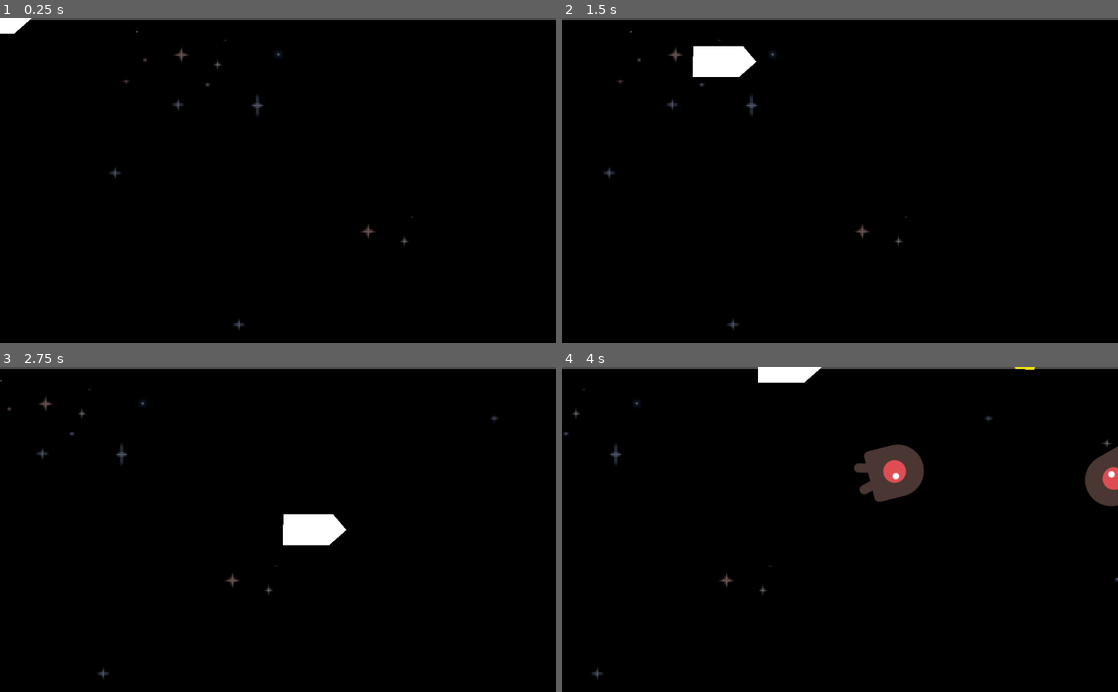
Above: before the commit, frames 1-4 (two rows, left to right).
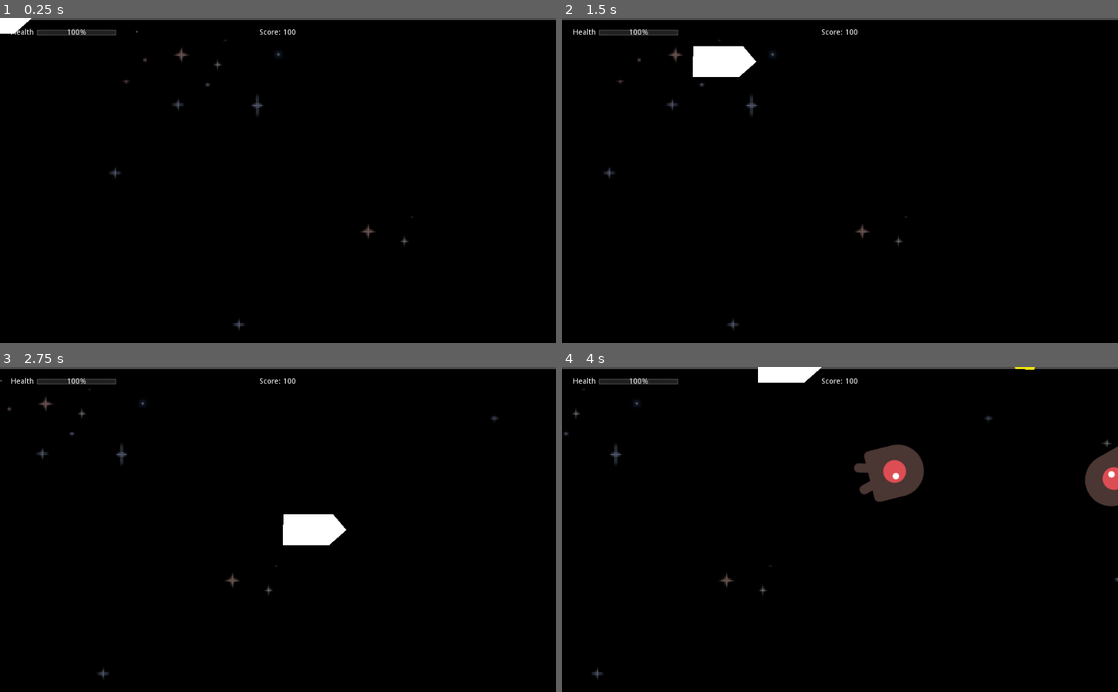
Above: after the commit, the same moments.

Repository: benjcal/CarvanaBlaster3021
Game: Godot game, scene res://Main.tscn
Two runs of this game, one before a commit and one after it. Both use one fixed random seed, a clock stepped at 60 frames per second and the inputs below.
Inputs:
- Up to frame 1 (0.25 s): no input
- Up to frame 2 (1.5 s): tap Enter (ui_accept) at 0.5, 0.77 s; hold Right (ui_right) 0.53-1.28 s; hold Down (ui_down) from 1.28 s (still down)
- Up to frame 3 (2.75 s): tap Enter (ui_accept) at 1.52 s; release Down (ui_down) at 2.03 s; hold Right (ui_right) from 2.03 s (still down)
- Up to frame 4 (4 s): release Right (ui_right) at 2.78 s; hold Up (ui_up) 2.78-3.53 s; tap Enter (ui_accept) at 3.02, 3.77 s; hold Left (ui_left) from 3.53 s (still down)

The runs differ from the first frame. In frame 1, 0.3% of the frame differs, in the area x 2-54%, y 3-6%; in frame 2, 0.3%; in frame 3, 0.3%; in frame 4, 0.3%.

Commit message:
Add basic hud

Diff:
--- a/Main.gd
+++ b/Main.gd
@@ -17,6 +17,7 @@
 	$StartTimer.start()
 
 	hauler = Hauler.instance()
+	hauler.connect("damage_taken", self, "on_damage_taken")
 	add_child(hauler)
 
 func _process(delta):
@@ -65,3 +66,6 @@
 	roid.linear_velocity = Vector2(rand_range(roid.min_speed, roid.max_speed), 0)
 	roid.linear_velocity = roid.linear_velocity.rotated(direction)
 	 # Replace with function body.
+
+func on_damage_taken():
+	$HUD.take_damage()
--- a/Main.tscn
+++ b/Main.tscn
@@ -6,6 +6,7 @@
 [ext_resource path="res://scenes/Laser.tscn" type="PackedScene" id=4]
 [ext_resource path="res://ParallaxBackground.gd" type="Script" id=5]
 [ext_resource path="res://assets/Solar System B1.png" type="Texture" id=6]
+[ext_resource path="res://scenes/HUD.tscn" type="PackedScene" id=7]
 
 [sub_resource type="Curve2D" id=1]
 _data = {
@@ -44,5 +45,9 @@
 position = Vector2( 0, 304 )
 texture = ExtResource( 6 )
 
+[node name="AudioStreamPlayer" type="AudioStreamPlayer" parent="."]
+
+[node name="HUD" parent="." instance=ExtResource( 7 )]
+
 [connection signal="timeout" from="AsteroidSpawnTimer" to="." method="_on_AsteroidSpawnTimer_timeout"]
 [connection signal="timeout" from="StartTimer" to="." method="_on_StartTimer_timeout"]
--- /dev/null
+++ b/scenes/HUD.gd
@@ -0,0 +1,31 @@
+extends MarginContainer
+
+
+# Declare member variables here. Examples:
+# var a = 2
+# var b = "text"
+
+var health_points = 100;
+var score = 0;
+
+# Called when the node enters the scene tree for the first time.
+func _ready():
+	$Bar/HealthGauge.set_value(health_points)
+	pass # Replace with function body.
+
+func take_damage():
+	health_points -= 20
+
+	if (health_points < 0):
+		health_points = 0
+
+	$Bar/HealthGauge.set_value(health_points)
+
+
+func destroyed_asteroid():
+	score += 100
+	$Score.text = score
+
+# Called every frame. 'delta' is the elapsed time since the previous frame.
+#func _process(delta):
+#	pass
--- /dev/null
+++ b/scenes/HUD.tscn
@@ -0,0 +1,36 @@
+[gd_scene load_steps=2 format=2]
+
+[ext_resource path="res://scenes/HUD.gd" type="Script" id=1]
+
+[node name="HUD" type="MarginContainer"]
+anchor_right = 1.0
+margin_left = 20.0
+margin_top = 20.0
+margin_right = -20.0
+script = ExtResource( 1 )
+__meta__ = {
+"_edit_group_": true,
+"_edit_use_anchors_": false
+}
+
+[node name="Bar" type="HBoxContainer" parent="."]
+margin_right = 984.0
+margin_bottom = 14.0
+
+[node name="Label" type="Label" parent="Bar"]
+margin_right = 42.0
+margin_bottom = 14.0
+text = "Health"
+
+[node name="HealthGauge" type="ProgressBar" parent="Bar"]
+margin_left = 46.0
+margin_right = 196.0
+margin_bottom = 14.0
+rect_min_size = Vector2( 150, 0 )
+value = 75.0
+
+[node name="Score" type="Label" parent="."]
+margin_right = 984.0
+margin_bottom = 14.0
+text = "Score: 100"
+align = 1
--- /dev/null
+++ b/scenes/Hauler.gd
@@ -0,0 +1,21 @@
+extends Area2D
+
+# Declare member variables here. Examples:
+# var a = 2
+# var b = "text"
+
+signal damage_taken
+
+# Called when the node enters the scene tree for the first time.
+func _ready():
+	pass # Replace with function body.
+
+
+# Called every frame. 'delta' is the elapsed time since the previous frame.
+#func _process(delta):
+#	pass
+
+
+func _on_Hauler_body_entered(body):
+	emit_signal("damage_taken")
+	$CollisionShape2D.set_deferred("disabled", true)
--- a/scenes/Hauler.tscn
+++ b/scenes/Hauler.tscn
@@ -1,9 +1,12 @@
-[gd_scene load_steps=2 format=2]
+[gd_scene load_steps=3 format=2]
+
+[ext_resource path="res://scenes/Hauler.gd" type="Script" id=1]
 
 [sub_resource type="RectangleShape2D" id=1]
 extents = Vector2( 59.5, 27.5 )
 
 [node name="Hauler" type="Area2D"]
+script = ExtResource( 1 )
 
 [node name="Polygon2D" type="Polygon2D" parent="."]
 position = Vector2( -63, -31.5 )
@@ -12,3 +15,5 @@
 [node name="CollisionShape2D" type="CollisionShape2D" parent="."]
 position = Vector2( -0.5, 0 )
 shape = SubResource( 1 )
+
+[connection signal="body_entered" from="." to="." method="_on_Hauler_body_entered"]
Not shown: 1 places in Main.tscn that only renumber resources
